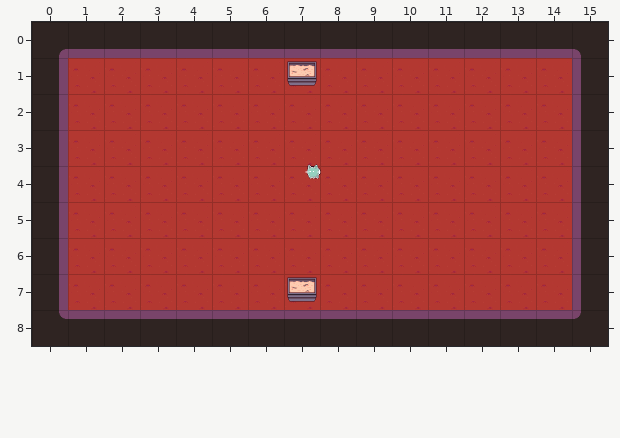
Tiled map (JSON), stored at assets/tiled/df_6.json. This is how it looked before the edit.
Cells are 64x64 px. Shown: x 0..15, y 0..8.
After:
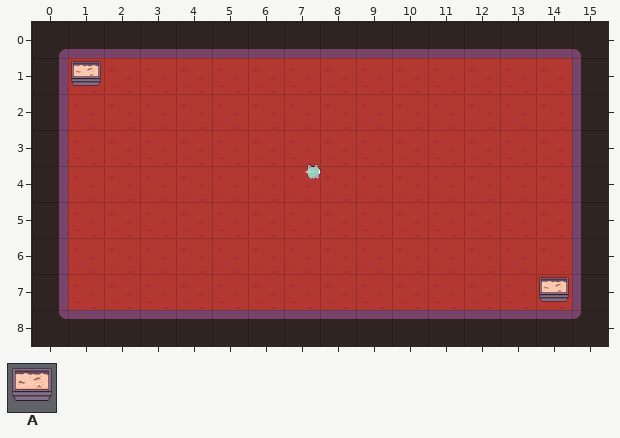
Key: from "room_tileset": A 30.
Objects are placed by their top-left corner, in cells (3,4 is the top-left corner of cell 3,4); size is 1x1 cell unless given.
Log entry: Mid DF and portal block
Changes in this commit:
Layer "portals":
Object A "df_7" at 7,1 becomes A "df_7" at 1,1.
Object A "df_5" at 7,7 becomes A "df_5" at 14,7.
